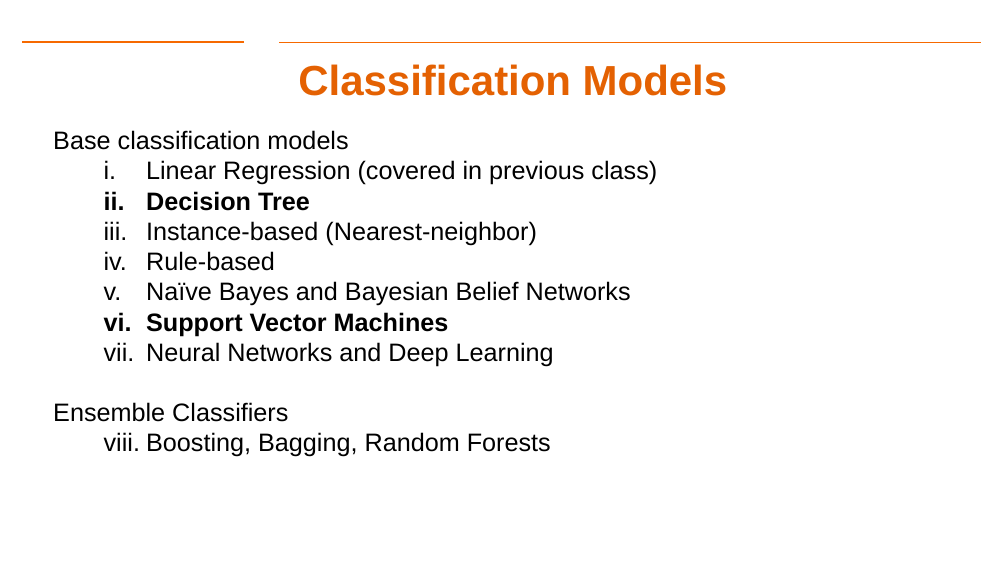
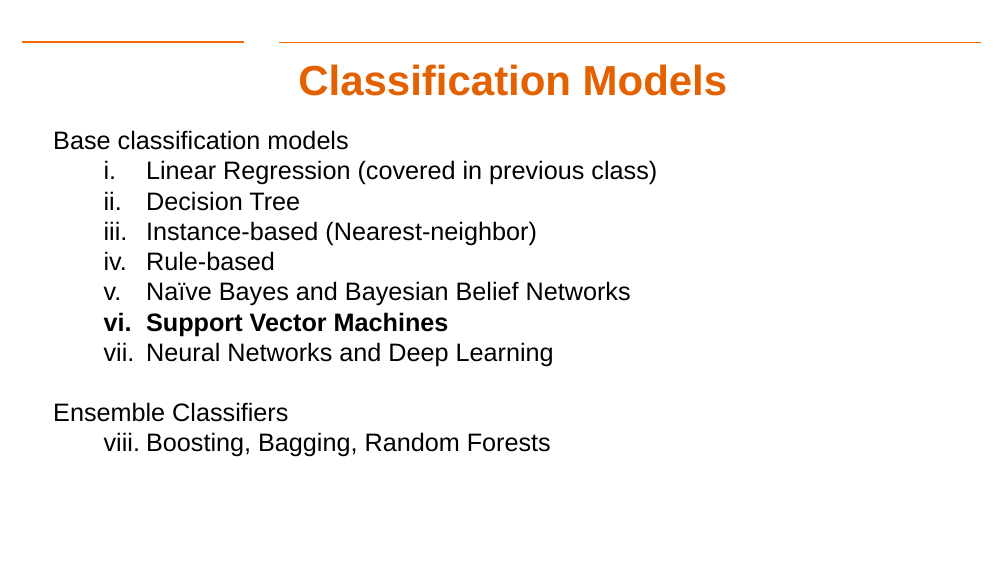
Before and after one commit to Dre1896/RIT-DSCI-633-FDS, a slide deck: slide 5 of Syllabus/Lecture08/Lec08.pptx. Drawn at 1008x567 pixels with LibreOffice and Linux fonts; fonts in the diff are those of the drawing; background and template pictures are left out. Boxes give left, top, right and bottom in pixels: in the first picture for what was removed or moved away, otherwise in the second. Text is boxed around its words. In the diff, an @@ line names an element or a change of style, - is before the commit and + after.

```diff
--- a/Syllabus/Lecture08/Lec08.pptx
+++ b/Syllabus/Lecture08/Lec08.pptx
@@ text at [146,191,300,211]: bold off in "Decision Tree" @@
```
Also in this commit, not shown: 8 other slides changed, 1 slide added, 3 slides removed.
